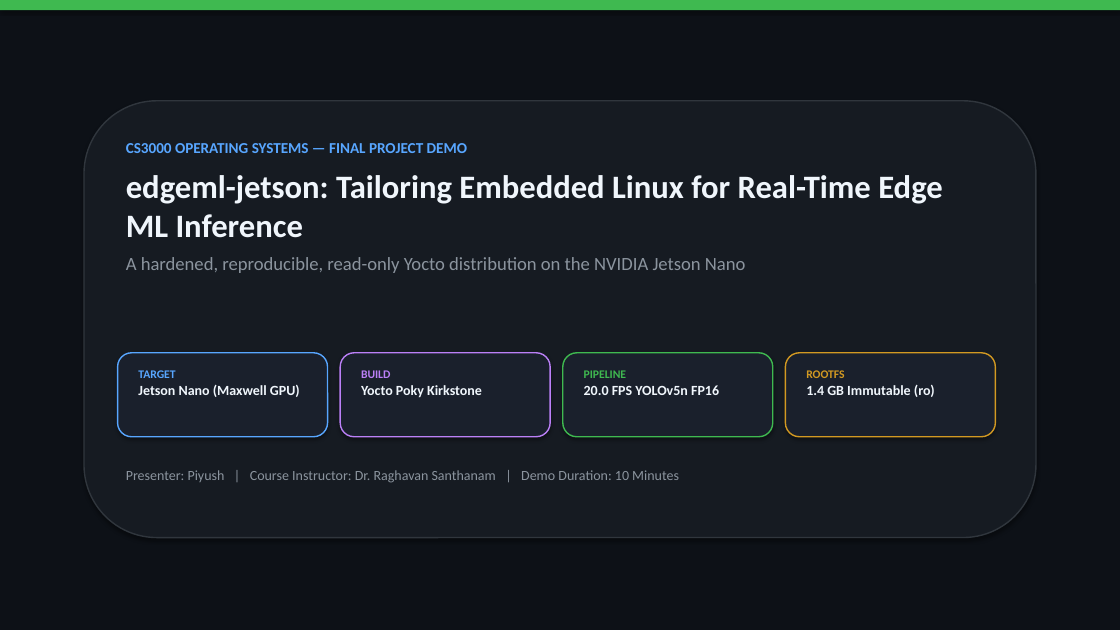
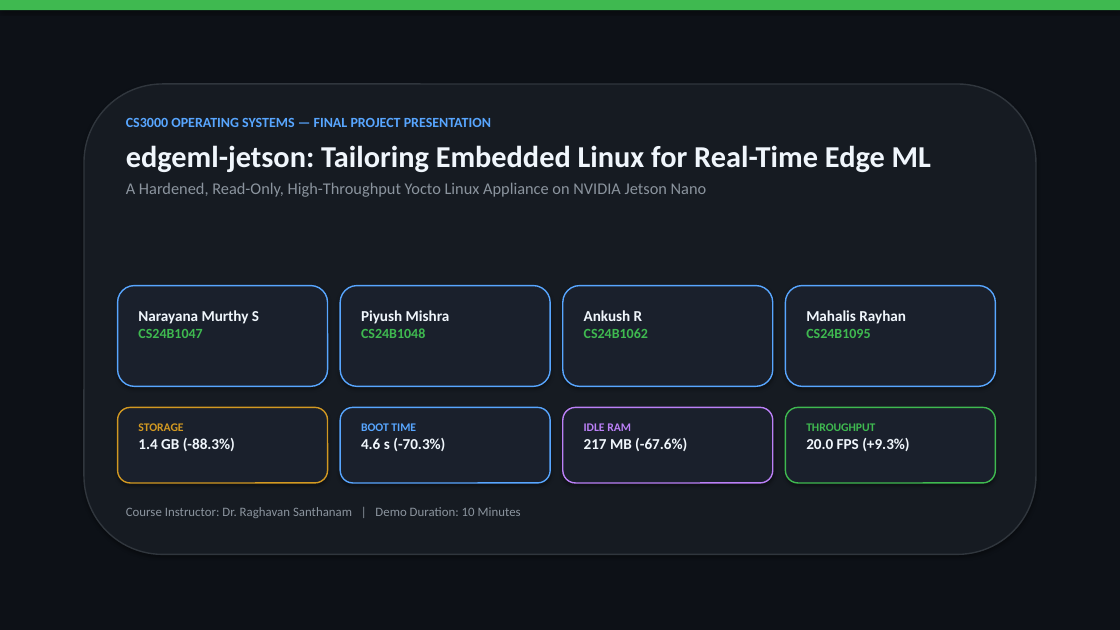
Before and after one commit to pengeon1/edgeml-jetson, a slide deck: slide 1 of presentation/cs3000-edgeml-presentation.pptx. Drawn at 1120x630 pixels with LibreOffice and Linux fonts; fonts in the diff are those of the drawing. Boxes give left, top, right and bottom in pixels: in the first picture for what was removed or moved away, otherwise in the second. Text is boxed around its words. In the diff, an @@ line names an element or a change of style, - is before the commit and + after.

```diff
--- a/presentation/cs3000-edgeml-presentation.pptx
+++ b/presentation/cs3000-edgeml-presentation.pptx
@@ rounded rectangle: place and size @@
-rounded rectangle at [84,101,1036,538]
+rounded rectangle at [84,84,1036,555]
@@ text at [126,118,931,197]: text changed; size 16 to 14 pt @@
-CS3000 OPERATING SYSTEMS — FINAL PROJECT DEMO
-edgeml-jetson: Tailoring Embedded Linux for Real-Time Edge ML Inference
-A hardened, reproducible, read-only Yocto distribution on the NVIDIA Jetson Nano
+CS3000 OPERATING SYSTEMS — FINAL PROJECT PRESENTATION
+edgeml-jetson: Tailoring Embedded Linux for Real-Time Edge ML
+A Hardened, Read-Only, High-Throughput Yocto Linux Appliance on NVIDIA Jetson Nano
@@ rounded rectangle: place and size @@
-rounded rectangle at [118,353,328,437]
+rounded rectangle at [118,286,328,386]
@@ rounded rectangle: place and size @@
-rounded rectangle at [340,353,550,437]
+rounded rectangle at [340,286,550,386]
@@ rounded rectangle at [340,286,550,386]: outline #BB80F7 1.2 pt to #58A6FF 1.2 pt @@
@@ rounded rectangle: place and size @@
-rounded rectangle at [563,353,773,437]
+rounded rectangle at [563,286,773,386]
@@ rounded rectangle at [563,286,773,386]: outline #3FB950 1.2 pt to #58A6FF 1.2 pt @@
@@ rounded rectangle: place and size @@
-rounded rectangle at [786,353,996,437]
+rounded rectangle at [786,286,996,386]
@@ rounded rectangle at [786,286,996,386]: outline #D29922 1.2 pt to #58A6FF 1.2 pt @@
@@ text at [138,310,259,338]: text changed; size 12 to 13 pt @@
-TARGET
-Jetson Nano (Maxwell GPU)
+Narayana Murthy S
+CS24B1047
@@ text at [361,310,450,338]: text changed; size 12 to 13 pt @@
-BUILD
-Yocto Poky Kirkstone
+Piyush Mishra
+CS24B1048
@@ text at [584,310,648,338]: text changed; text colour #F0F6FC to #3FB950 @@
-PIPELINE
-20.0 FPS YOLOv5n FP16
+Ankush R
+CS24B1062
@@ text at [806,310,906,338]: text changed; size 12 to 13 pt @@
-ROOTFS
-1.4 GB Immutable (ro)
+Mahalis Rayhan
+CS24B1095
@@ rounded rectangle added at [118,408,328,483], fill #1A202C, outline #D29922 1.2 pt @@
@@ rounded rectangle added at [340,408,550,483], fill #1A202C, outline #58A6FF 1.2 pt @@
@@ rounded rectangle added at [563,408,773,483], fill #1A202C, outline #BB80F7 1.2 pt @@
@@ rounded rectangle added at [786,408,996,483], fill #1A202C, outline #3FB950 1.2 pt @@
@@ text added at [138,423,235,451], 13 pt, text #F0F6FC, bold @@
+STORAGE
+1.4 GB (-88.3%)
@@ text added at [361,423,445,451], 13 pt, text #F0F6FC, bold @@
+BOOT TIME
+4.6 s (-70.3%)
@@ text added at [584,423,687,451], 13 pt, text #F0F6FC, bold @@
+IDLE RAM
+217 MB (-67.6%)
@@ text added at [806,423,909,451], 13 pt, text #F0F6FC, bold @@
+THROUGHPUT
+20.0 FPS (+9.3%)
@@ text at [126,507,521,518]: text changed; size 12 to 11 pt @@
-Presenter: Piyush | Course Instructor: Dr. Raghavan Santhanam | Demo Duration: 10 Minutes
+Course Instructor: Dr. Raghavan Santhanam | Demo Duration: 10 Minutes
```
Also in this commit, not shown: 8 other slides changed, 4 other files.
